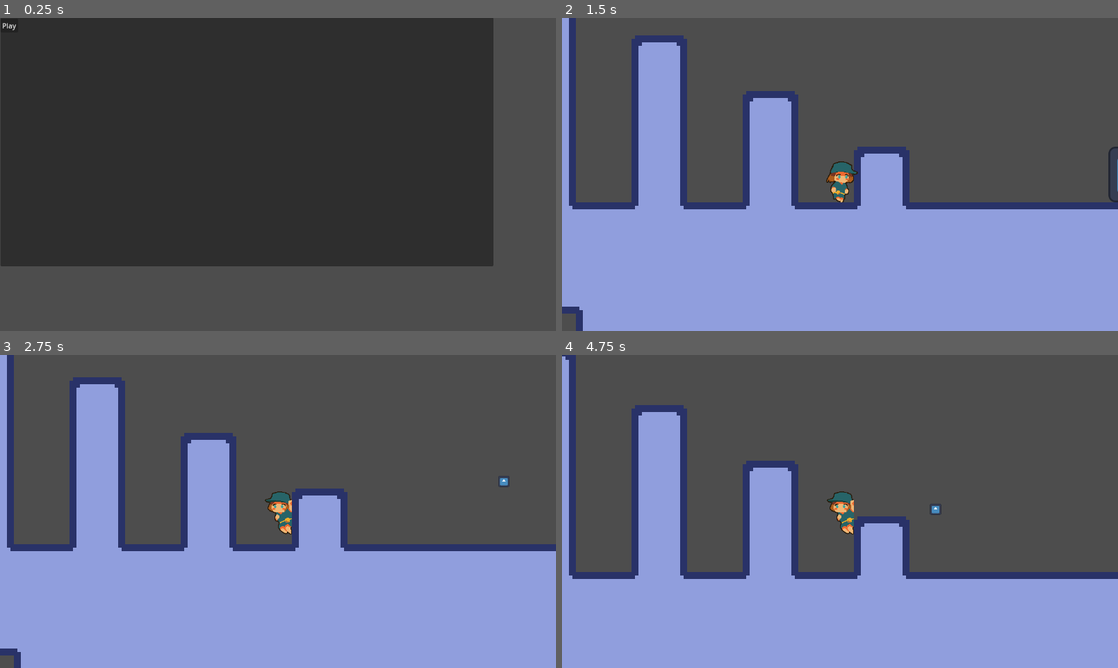
Above: before the commit, frames 1-4 (two rows, left to right).
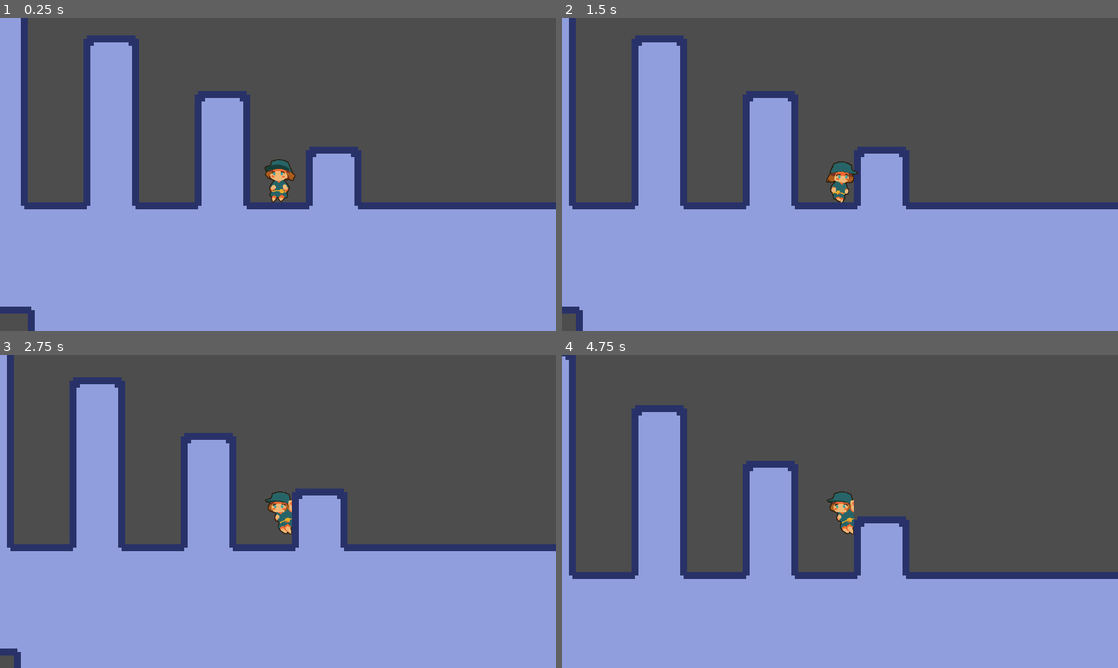
Above: after the commit, the same moments.

Repository: 3k2ng/screws
Game: Godot game, scene res://sources/scenes/demo.tscn
The game is run twice, just before and just after one commit, with the same random seed, the same clock (stepped at 60 frames per second) and the same inputs. Before the commit the project starts from res://sources/scenes/title_screen.tscn. The engine's default icon, where the game draws it, is replaced by a stand-in: a white triangle on a blue panel in a dark square.
Inputs (mouse positions are in pixels of both pictures, inside the frame that each line leads up to):
- Up to frame 1 (0.25 s): no input
- Up to frame 2 (1.5 s): click (573, 24) at 0.5 s, where only the run before the commit has a clickable "Play"; hold Right (move_right) from 1.28 s (still down); tap Z (shoot) at 1.35 s
- Up to frame 3 (2.75 s): keep holding Right (move_right); tap Space (jump) at 1.52, 2.27 s; tap Shift (dash) at 2.1 s; tap Z (shoot) at 2.3 s
- Up to frame 4 (4.75 s): release Right (move_right) at 2.78 s; hold Left (move_left) 2.78-3.53 s; tap Z (shoot) at 2.85, 3.6, 4.55 s; hold Right (move_right) from 3.53 s (still down); tap Space (jump) at 3.77, 4.52 s; tap Shift (dash) at 4.35 s

The runs differ from the first frame. In frame 1, 93% of the frame differs, in the area x 0-100%, y 0-100%; in frame 2, less than 0.1%; in frame 3, less than 0.1%; in frame 4, less than 0.1%.

Commit message:
cscs

Diff:
--- a/project.godot
+++ b/project.godot
@@ -11,7 +11,7 @@
 [application]
 
 config/name="screws"
-run/main_scene="res://sources/scenes/title_screen.tscn"
+run/main_scene="res://sources/scenes/demo.tscn"
 config/features=PackedStringArray("4.1", "GL Compatibility")
 config/icon="res://icon.svg"
 
--- a/sources/objects/nail_bullet.gd
+++ b/sources/objects/nail_bullet.gd
@@ -2,7 +2,7 @@
 
 var direction = 0
 @onready var player_node = get_tree().get_first_node_in_group("player")
-var speed = 20
+var speed = 2000
 var cur_speed = speed
 
 # Called when the node enters the scene tree for the first time.
@@ -13,22 +13,21 @@
 # Called every frame. 'delta' is the elapsed time since the previous frame.
 func _process(delta):
 
-	if cur_speed != speed:
-		self.visible = false
+	$RayCast2D.target_position.x = (cur_speed + 16) * direction * delta
 
-	if self.visible == true:
-		var space_state = get_world_2d().direct_space_state
-		var query = PhysicsRayQueryParameters2D.create(global_position, global_position + Vector2((speed * direction), 0))
-		query.exclude = [self, player_node]
-		var result = space_state.intersect_ray(query)
+	if $RayCast2D.is_colliding():
+		print(self.global_position.distance_to($RayCast2D.get_collision_point()))
+
+		var body = $RayCast2D.get_collider()
+
+		if body.has_method("on_shot"):
+			body.on_shot()
+		self.queue_free()
+
+	position.x += cur_speed * direction * delta + 1
 
 
-		if not result.is_empty():
-			cur_speed = self.position.distance_to(result.position)
 
-	position.x += cur_speed * direction
-
-	pass
 
 
 func _on_area_2d_area_entered(area):
--- a/sources/objects/nail_bullet.tscn
+++ b/sources/objects/nail_bullet.tscn
@@ -1,24 +1,28 @@
-[gd_scene load_steps=4 format=3 uid="uid://ba7jfn8ocysd"]
+[gd_scene load_steps=3 format=3 uid="uid://ba7jfn8ocysd"]
 
-[ext_resource type="Texture2D" uid="uid://odxtkxa8eybn" path="res://icon.svg" id="1_2fuot"]
 [ext_resource type="Script" path="res://sources/objects/nail_bullet.gd" id="1_vps0x"]
 
 [sub_resource type="RectangleShape2D" id="RectangleShape2D_yu1f7"]
-size = Vector2(32, 24)
+size = Vector2(34, 9)
 
 [node name="nail_bullet" type="Node2D"]
 script = ExtResource("1_vps0x")
-
-[node name="Icon" type="Sprite2D" parent="."]
-scale = Vector2(0.2, 0.2)
-texture = ExtResource("1_2fuot")
 
 [node name="Area2D" type="Area2D" parent="."]
 collision_layer = 8
 collision_mask = 5
 
 [node name="CollisionShape2D" type="CollisionShape2D" parent="Area2D"]
+position = Vector2(0, -0.5)
 shape = SubResource("RectangleShape2D_yu1f7")
+
+[node name="Line2D" type="Line2D" parent="."]
+points = PackedVector2Array(16, 0, -16, 0)
+width = 8.0
+
+[node name="RayCast2D" type="RayCast2D" parent="."]
+target_position = Vector2(31, 0)
+collision_mask = 5
 
 [connection signal="area_entered" from="Area2D" to="." method="_on_area_2d_area_entered"]
 [connection signal="body_entered" from="Area2D" to="." method="_on_area_2d_body_entered"]
--- a/sources/objects/player.gd
+++ b/sources/objects/player.gd
@@ -161,9 +161,12 @@
 	if Input.is_action_just_pressed("shoot"):
 		var nailbul = nail_bullet.instantiate()
 		nailbul.position = self.position
+		nailbul.position.y += 20
 		if $Sprite.flip_h == true:
+			nailbul.position.x += 20
 			nailbul.set_direction(1)
 		else:
+			nailbul.position.x -= 20
 			nailbul.set_direction(-1)
 		self.get_parent().add_child(nailbul)
 
--- a/sources/scenes/demo.tscn
+++ b/sources/scenes/demo.tscn
@@ -490,7 +490,7 @@
 [node name="Field" type="Node2D" parent="."]
 
 [node name="rumba" parent="Field" instance=ExtResource("1_ym6od")]
-position = Vector2(1504, 370)
+position = Vector2(1161, 392)
 
 [node name="TileMap" type="TileMap" parent="Field"]
 scale = Vector2(8, 8)
@@ -504,4 +504,4 @@
 dash_speed_blocks_per_second = 8.0
 
 [node name="Screwling" parent="Field" instance=ExtResource("2_kany6")]
-position = Vector2(789, 336)
+position = Vector2(1667, 354)
